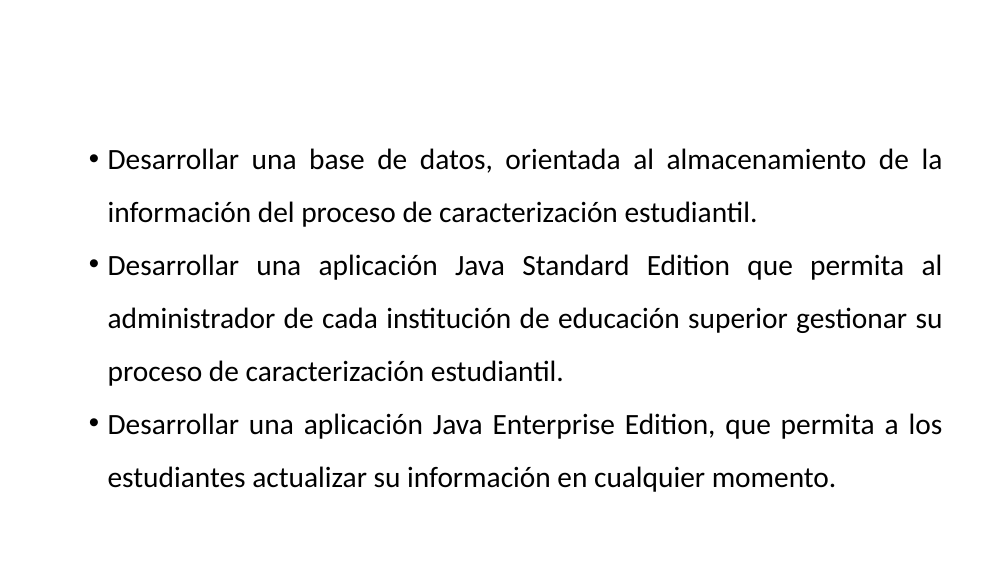
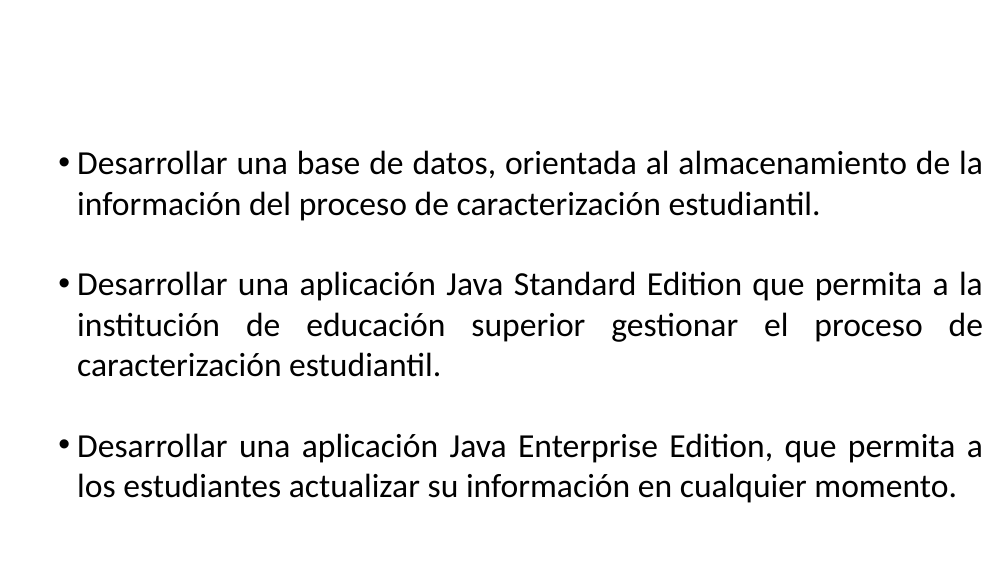
Before and after one commit to BrayanNovoa/uniminuto, a slide deck: slide 8 of expo/expo.pptx. Drawn at 1008x567 pixels with LibreOffice and Linux fonts; fonts in the diff are those of the drawing; background and template pictures are left out. Boxes give left, top, right and bottom in pixels: in the first picture for what was removed or moved away, otherwise in the second. Text is boxed around its words. In the diff, an @@ line names an element or a change of style, - is before the commit and + after.

```diff
--- a/expo/expo.pptx
+++ b/expo/expo.pptx
@@ text "Desarrollar una base de datos, ...": place and size @@
-text "Desarrollar una base de datos, ..." at [108,148,943,492]
+text "Desarrollar una base de datos, ..." at [77,150,983,503]
@@ text at [77,150,983,503]: size 28 to 32 pt in "Desarrollar una base de datos, orientada al ...", "Desarrollar una aplicación Java Enterprise Edition, que ..."; line spacing 1.5 to 1 @@
@@ text at [77,271,983,377]: text changed; size 28 to 32 pt @@
-• Desarrollar una aplicación Java Standard Edition que permita al administrador de cada institución de educación superior gestionar su proceso de caracterización estudiantil.
+• Desarrollar una aplicación Java Standard Edition que permita a la institución de educación superior gestionar el proceso de caracterización estudiantil.
```
Also in this commit, not shown: 19 other slides changed, 7 slides added, 4 slides removed, 1 other file.
